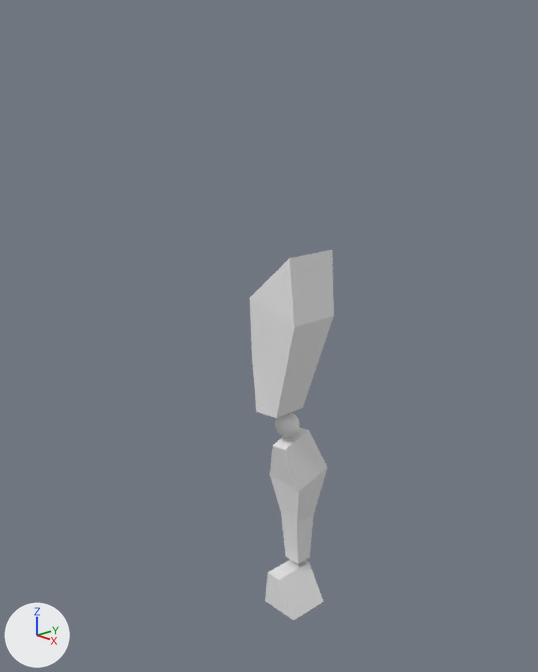
Before and after pictures for a commit that changed the Blender file Low Poly Characters Blender Bitesize Course/block_man.blend.
Both versions are drawn from a 50 mm camera at (2.93, -2.72, 3.1) aimed at (0.0, 0.01, 1.87). Every picture has the same lights, and +X, +Y and +Z are marked at lower left. The older version comes first.

The older version as bpy lines, for what is in view:
```python
me_cube_001 = bpy.data.meshes.new('Cube.001')
me_cube_001.from_pydata(...)  # 16 vertices, 14 faces; spans x -1.3..1.02, y -1.57..1.93, z -1.06..1.0
me_cube_001.materials.append(mat_material)  # white #e7e7e7
me_cube_002 = bpy.data.meshes.new('Cube.002')
me_cube_002.from_pydata([(-0.04, -1.0, -1.01), (-1.01, -1.0, 0.64), (-0.04, 1.0, -1.01), (-1.01, 1.0, 0.64), (0.72, -1.0, -1.04), (0.9, -1.0, 0.64), (0.72, 1.0, -1.04), (0.9, 1.0, 0.64)], [], [(0, 1, 3, 2), (2, 3, 7, 6), (6, 7, 5, 4), (4, 5, 1, 0), (2, 6, 4, 0), (7, 3, 1, 5)])
me_sphere = bpy.data.meshes.new('Sphere')
me_sphere.from_pydata(...)  # a UV sphere (32 segments, 16 rings, poles along z) spanning x -1.0..1.0, y -1.0..1.0, z -1.0..1.0
ob_cube_001 = bpy.data.objects.new('Cube.001', me_cube_001)
ob_cube_001.location = (0.179, 0.074, 0.926)
ob_cube_001.rotation_euler = (0.199, 0.0, 0.0)  # degrees (11, 0, 0)
ob_cube_001.scale = (0.107, 0.0836, 0.413)
ob_cube_002 = bpy.data.objects.new('Cube.002', me_cube_002)
ob_cube_002.location = (0.223, 0.0, 0.336)
ob_cube_002.scale = (-0.127, -0.127, -0.127)
ob_sphere = bpy.data.objects.new('Sphere', me_sphere)
ob_sphere.location = (0.176, -0.02, 1.401)
ob_sphere.scale = (0.0697, 0.0697, 0.0697)
# also in view: 'Cube' at (0.2, -0.01, 1.94)
```
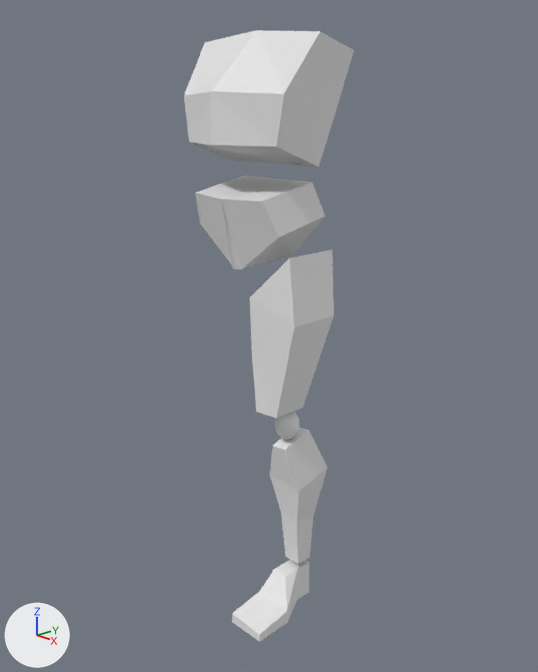
Patch to the scene script:
```diff
--- a/Low Poly Characters Blender Bitesize Course/block_man.blend.py
+++ b/Low Poly Characters Blender Bitesize Course/block_man.blend.py
@@ me_cube_002 @@
 # used by ob_cube_002; location = (0.223, 0.0, 0.336); scale = (-0.127, -0.127, -0.127)
-me_cube_002.from_pydata(...)  # 8 vertices, 6 faces; spans x -1.01..0.9, y -1.0..1.0, z -1.04..0.64
+me_cube_002.from_pydata(...)  # 28 vertices, 26 faces; spans x -0.98..0.9, y -1.0..3.06, z -1.04..0.72
+# me_cube_002 part 1
+# 4 vertices are removed from x -1.01..0.9, y 1.0, z -1.04..0.64
+# 6 faces are deleted
+# 1 vertex moves from x -1.01, y -1.0, z 0.64 to x -0.06, y -1.0, z 0.64
+# 24 vertices are added at x -0.98..0.9, y -1.0..3.06, z -1.04..0.72
+# 26 new faces join them
@@ me_cube_004 @@
+me_cube_004.from_pydata([(1.04, -0.72, -0.68), (1.31, -0.12, 0.89), (1.04, 0.19, -1.02), (1.31, 0.62, 0.68), (0.0, 0.33, -1.02), (0.0, 1.0, 0.77), (0.0, -1.09, -0.69), (0.0, -0.16, 0.99), (1.18, 0.38, -0.24), (1.18, -0.7, 0.04), (0.0, -1.06, 0.09), (0.0, 0.63, -0.2)], [], [(11, 5, 3, 8), (8, 3, 1, 9), (4, 2, 0, 6), (3, 5, 7, 1), (9, 1, 7, 10), (0, 9, 10, 6), (2, 8, 9, 0), (4, 11, 8, 2)])
@@ me_cube_003 @@
+me_cube_003.from_pydata([(1.38, -0.9, -0.21), (1.16, -1.2, 0.58), (1.38, 0.58, 0.11), (1.16, 0.36, 0.89), (-0.01, 1.03, -1.0), (-0.03, 0.47, 0.86), (-0.01, -1.04, -1.1), (-0.03, -1.4, 0.55), (0.15, 0.47, 0.86), (0.15, -0.9, -1.1), (0.15, 0.82, -1.0), (0.15, -1.4, 0.56)], [], [(10, 8, 3, 2), (2, 3, 1, 0), (10, 2, 0, 9), (8, 5, 7, 11), (9, 11, 7, 6), (0, 1, 11, 9), (3, 8, 11, 1), (4, 10, 9, 6), (4, 5, 8, 10)])
@@ ob_sphere @@
 ob_sphere.location = (0.176, -0.02, 1.401)
-ob_sphere.scale = (0.0697, 0.0697, 0.0697)
+ob_sphere.scale = (0.0697, 0.0697, 0.0865)
@@ ob_cube_004 @@
+ob_cube_004 = bpy.data.objects.new('Cube.004', me_cube_004)
+ob_cube_004.location = (-0.031, 0.0, 3.144)
+ob_cube_004.scale = (0.323, 0.323, 0.323)
+_m = ob_cube_004.modifiers.new('Mirror', 'MIRROR')
+_m.use_clip = True
@@ ob_cube_003 @@
+ob_cube_003 = bpy.data.objects.new('Cube.003', me_cube_003)
+ob_cube_003.location = (-0.018, 0.0, 2.535)
+ob_cube_003.scale = (0.225, 0.225, 0.225)
+_m = ob_cube_003.modifiers.new('Mirror', 'MIRROR')
+_m.use_clip = True
```

Pixel boxes (x1, y1, x2, y2) of what changed, in the pictures (538 x 672 px):
'Cube.004', added: after (184, 30, 354, 167)
'Cube.003', added: after (195, 175, 325, 269)
'Cube.002', reshaped (30% wider, 34% taller): before (265, 560, 324, 620); after (232, 560, 309, 641)
'Sphere', rescaled (16% taller): before (275, 413, 300, 437); after (275, 411, 300, 439)
